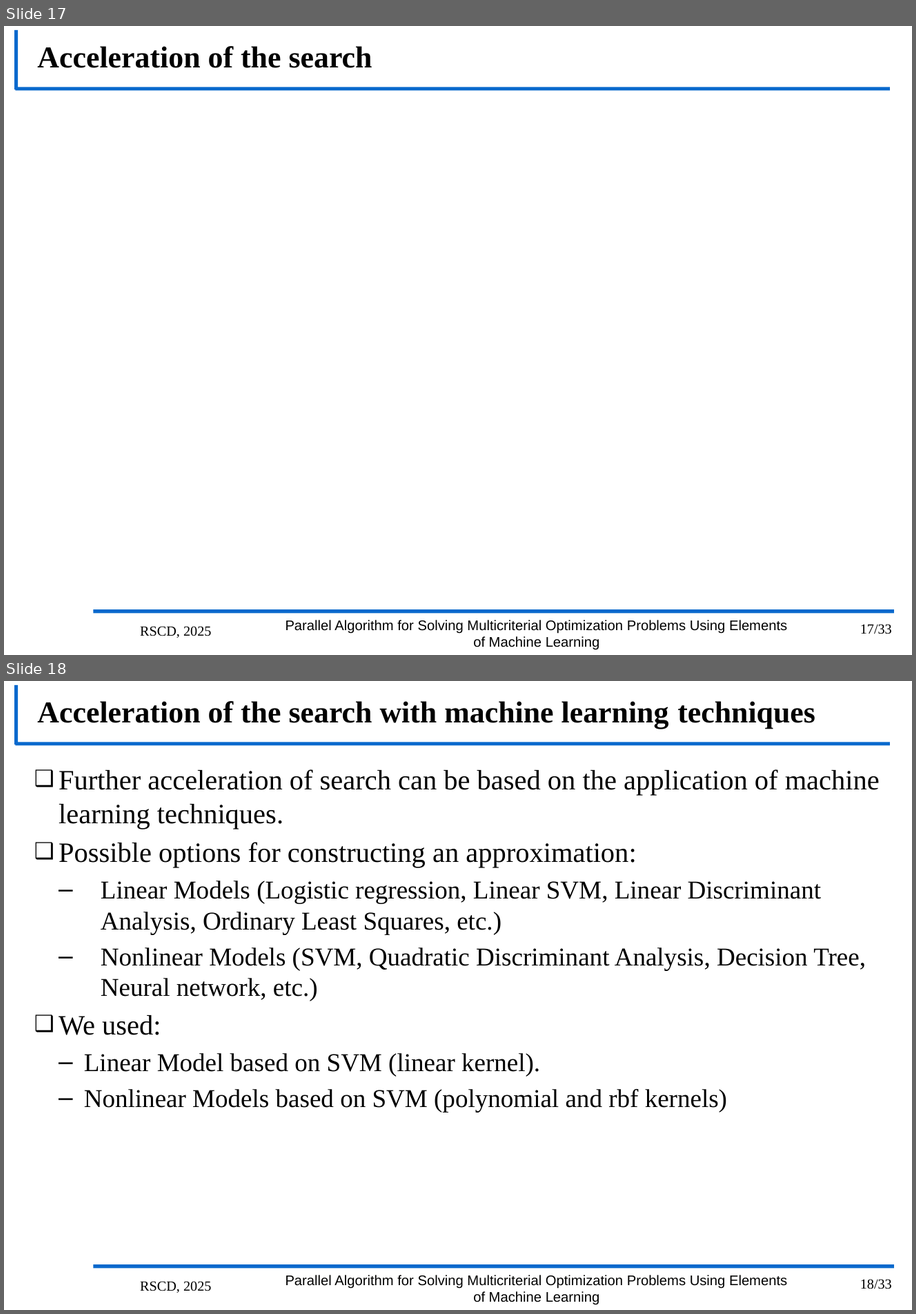
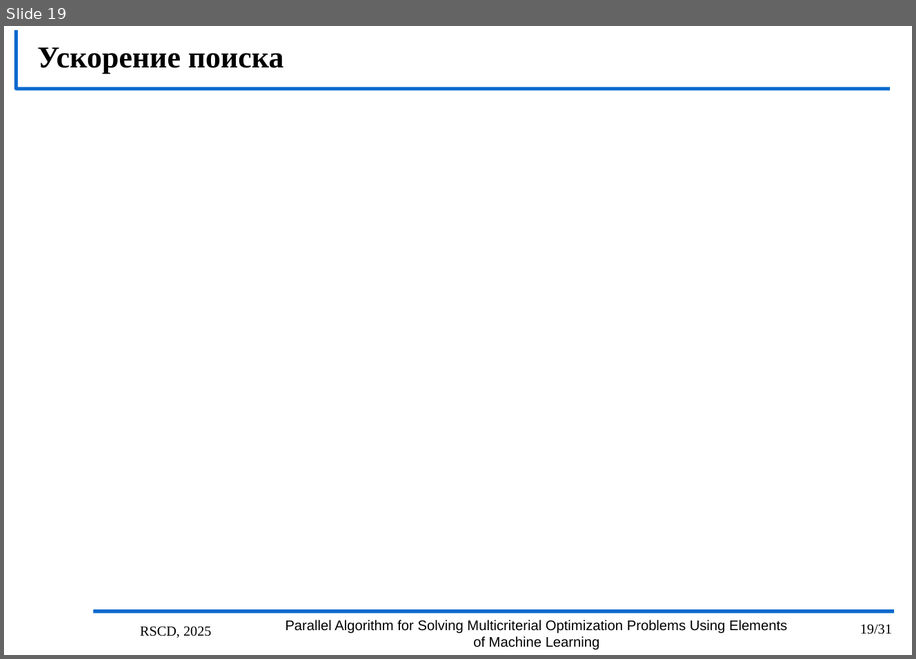
Before and after one commit to kabarkalov/GlobOptPapers, a slide deck: 2025/RSCD_MCO/RSCD25.pptx. Shown one above the other, each under a label of ours: slides 17 and 18 before the commit, slide 19 after it. The pictures are 916x1314 and 916x659 pixels, drawn with LibreOffice and Linux fonts; fonts in the diff are those of the drawing; grey boxes stand for pictures; background and template pictures are left out. Boxes give left, top, right and bottom in pixels: in the first picture for what was removed or moved away, otherwise in the second. Text is boxed around its words. In the diff, an @@ line names an element or a change of style, - is before the commit and + after.

```diff
--- a/2025/RSCD_MCO/RSCD25.pptx
+++ b/2025/RSCD_MCO/RSCD25.pptx
@@ slide 18 removed at [4, 681, 912, 1310], background #FFFFFF; not listed: 3 template elements that a slide beside it also shows @@
@@ title removed at [37, 701, 815, 729] @@
-Acceleration of the search with machine learning techniques
@@ text removed at [59, 769, 880, 1112] @@
-❑ Further acceleration of search can be based on the application of machine learning techniques.
-❑ Possible options for constructing an approximation:
-  – Linear Models (Logistic regression, Linear SVM, Linear Discriminant Analysis, Ordinary Least Squares, etc.)
-  – Nonlinear Models (SVM, Quadratic Discriminant Analysis, Decision Tree, Neural network, etc.)
-❑ We used:
-  – Linear Model based on SVM (linear kernel).
-  – Nonlinear Models based on SVM (polynomial and rbf kernels)
@@ text removed at [140, 1281, 211, 1292] @@
-RSCD, 2025
@@ text removed at [286, 1274, 787, 1305] @@
-Parallel Algorithm for Solving Multicriterial Optimization Problems Using Elements of Machine Learning
@@ page number removed at [860, 1279, 892, 1289] @@
-18/33
@@ what was slide 17 is now slide 19 @@
@@ slide 19 changed as well @@
@@ title at [37, 47, 283, 74]: text changed @@
-Acceleration of the search
+Ускорение поиска
@@ page number at [860, 624, 892, 634]: text changed @@
-17/33
+19/31
```
Also in this commit, not shown: 16 other slides changed, 1 slide added, 5 other slides removed.
